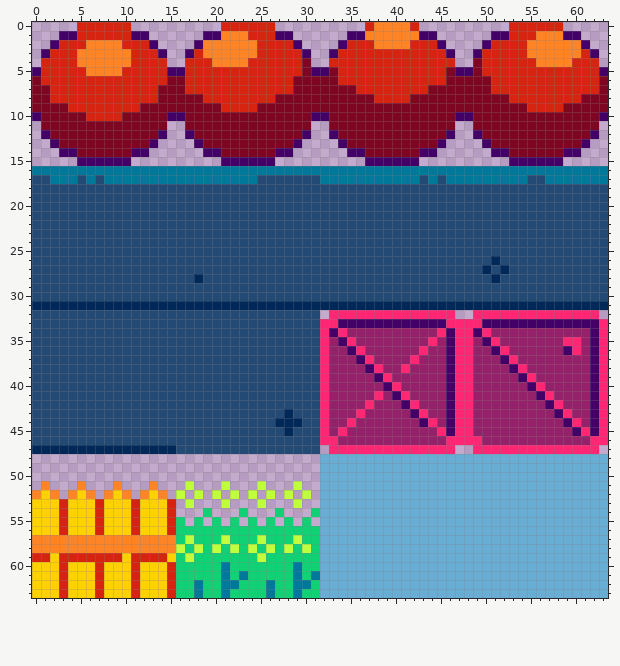
Edited in one commit: pixel-art file (playground/assets/sprites.aseprite). The picture above was drawn from the file before the commit.
64x64 pixels, 1 frame.
After:
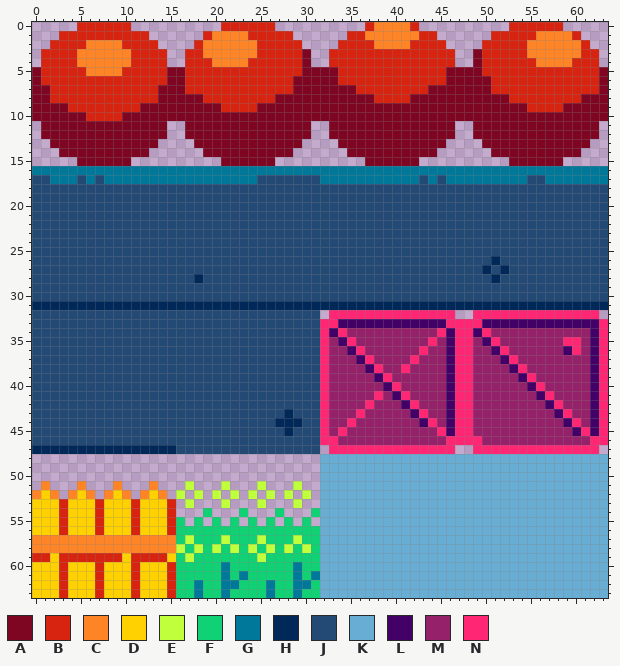
Palette (. is transparent): A #7f0622  B #d62411  C #ff8426  D #ffd100  E #bfff3c  F #10d275  G #007899  H #002859  J #234975  K #68aed4  L #430067  M #94216a  N #ff2674
The exact change:
Layer "ground":
Colour A replaces colour L in row 3 at x 30 and 49; in row 5 at x 0, 15 to 16, 31 to 32, 47 to 48 and 63; in row 10 at x 0, 15 to 16, 31 to 32, 47 to 48 and 63; in row 12 at x 1, 14, 17, 30, 33, 46, 49 and 62; in row 13 at x 2, 13, 18, 29, 34, 45, 50 and 61; in row 14 at x 3 to 4, 11 to 12, 19 to 20, 27 to 28, 35 to 36, 43 to 44, 51 to 52 and 59 to 60.
Colour A replaces colour L in row 15 at x 5 to 10, 21 to 26, 37 to 42 and 53 to 58.
Colour B replaces colour L in row 1 at x 3 to 4, 11 to 12, 19, 27 to 28, 35 to 36, 43 to 44, 51 to 52 and 60; in row 2 at x 2, 13, 18, 29, 34, 45, 50 and 61; in row 3 at x 1, 14, 17, 33, 46 and 62.
Colour C replaces colour L in row 1 at x 20 and 59.
Changed places in both pictures, as pixel boxes (x1, y1, x2, y2):
changed: (32, 31, 77, 76)
changed: (131, 31, 221, 76)
changed: (275, 31, 365, 76)
changed: (419, 31, 509, 76)
changed: (563, 31, 608, 76)
changed: (32, 112, 608, 166)
